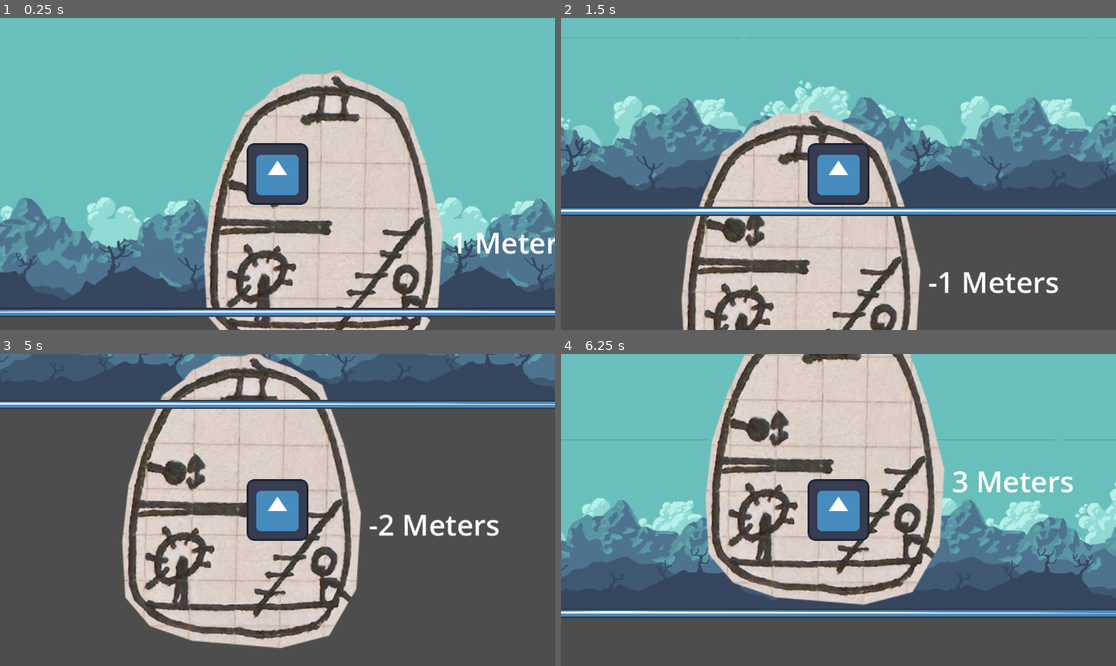
Above: before the commit, frames 1-4 (two rows, left to right).
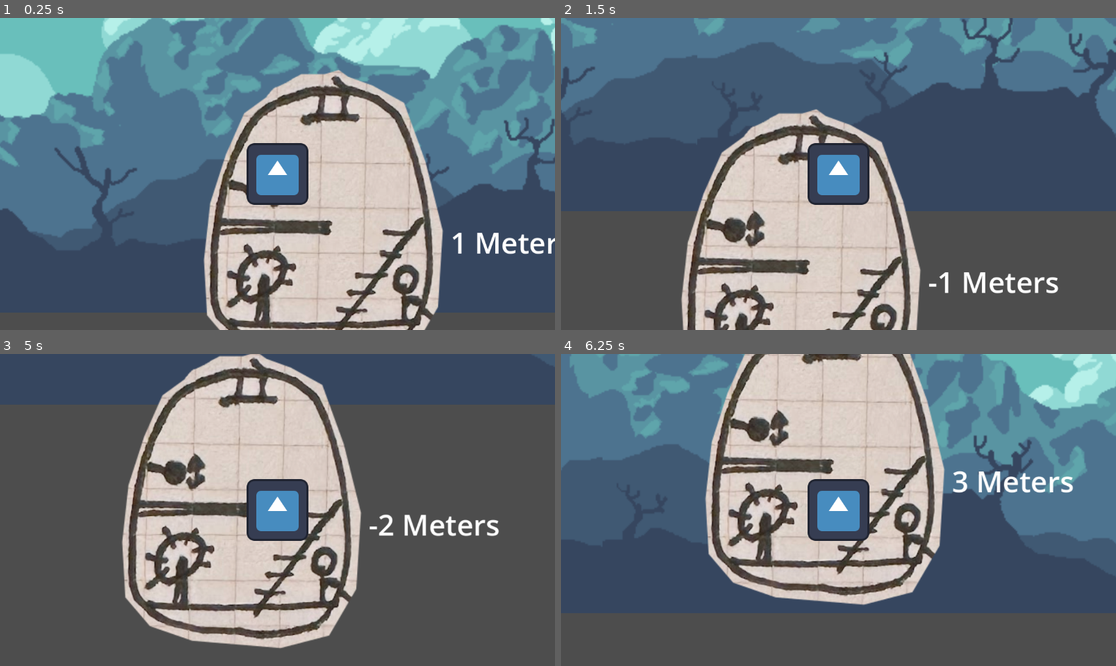
Above: after the commit, the same moments.

Repository: calzila/GGJ_2025
Game: Godot game, scene res://Overworld.tscn
Two runs of this game, one before a commit and one after it. Both use one fixed random seed, a clock stepped at 60 frames per second and the inputs below. The engine's default icon, where the game draws it, is replaced by a stand-in: a white triangle on a blue panel in a dark square.
Inputs:
- Up to frame 1 (0.25 s): no input
- Up to frame 2 (1.5 s): tap Enter (ui_accept) at 0.5, 0.77 s; hold D (move_right) from 0.53 s (still down)
- Up to frame 3 (5 s): tap Enter (ui_accept) at 1.52, 3.02, 3.77, 4.52 s; release D (move_right) at 2.03 s; hold A (move_left) 2.03-2.78 s; hold D (move_right) 2.78-4.28 s; hold A (move_left) from 4.28 s (still down)
- Up to frame 4 (6.25 s): release A (move_left) at 5.03 s; hold D (move_right) 5.03-5.78 s; hold A (move_left) from 5.78 s (still down); tap Enter (ui_accept) at 6.02 s

The runs differ from the first frame. In frame 1, 57% of the frame differs, in the area x 0-100%, y 0-96%; in frame 2, 47%; in frame 3, 4.9%; in frame 4, 42%.

Commit message:
Properly scaling the background

Diff:
--- a/Overworld.tscn
+++ b/Overworld.tscn
@@ -1,8 +1,7 @@
-[gd_scene load_steps=8 format=3 uid="uid://4n0f6f2giqxp"]
+[gd_scene load_steps=7 format=3 uid="uid://4n0f6f2giqxp"]
 
 [ext_resource type="PackedScene" uid="uid://cmxn8qk06my2q" path="res://TheSub.tscn" id="1_q3hvh"]
 [ext_resource type="PackedScene" uid="uid://drfnwotp86vlp" path="res://Character.tscn" id="2_rullj"]
-[ext_resource type="Texture2D" uid="uid://cbpymf5bvqtou" path="res://icon.svg" id="3_g4m70"]
 [ext_resource type="Texture2D" uid="uid://cijvwwyrvhdpw" path="res://Parallex/parallax-00.png" id="4_cvemf"]
 [ext_resource type="Texture2D" uid="uid://cjmvhf8me685y" path="res://Parallex/parallax-01.png" id="5_ie6se"]
 [ext_resource type="Texture2D" uid="uid://doa7t4ba5vxde" path="res://Parallex/parallax-02.png" id="6_uq5kq"]
@@ -15,10 +14,6 @@
 
 [node name="CharacterBody2D" parent="." instance=ExtResource("2_rullj")]
 position = Vector2(-87, -250)
-
-[node name="Icon2" type="Sprite2D" parent="."]
-scale = Vector2(64.02, 0.15)
-texture = ExtResource("3_g4m70")
 
 [node name="ParallaxBackground" type="ParallaxBackground" parent="."]
 scroll_limit_begin = Vector2(1400, 0)
@@ -34,29 +29,31 @@
 offset = Vector2(0, -360)
 
 [node name="Parallax2D2" type="ParallaxLayer" parent="ParallaxBackground"]
-texture_repeat = 2
 motion_scale = Vector2(0.25, 1)
-motion_mirroring = Vector2(1440, 0)
+motion_mirroring = Vector2(4320, 0)
 
 [node name="Sprite2D" type="Sprite2D" parent="ParallaxBackground/Parallax2D2"]
+scale = Vector2(3, 3)
 texture = ExtResource("5_ie6se")
 centered = false
 offset = Vector2(0, -360)
 
 [node name="Parallax2D3" type="ParallaxLayer" parent="ParallaxBackground"]
 motion_scale = Vector2(0.5, 1)
-motion_mirroring = Vector2(1440, 0)
+motion_mirroring = Vector2(4320, 0)
 
 [node name="Sprite2D" type="Sprite2D" parent="ParallaxBackground/Parallax2D3"]
+scale = Vector2(3, 3)
 texture = ExtResource("6_uq5kq")
 centered = false
 offset = Vector2(0, -360)
 
 [node name="Parallax2D4" type="ParallaxLayer" parent="ParallaxBackground"]
 motion_scale = Vector2(0.75, 1)
-motion_mirroring = Vector2(1440, 0)
+motion_mirroring = Vector2(4320, 0)
 
 [node name="Sprite2D" type="Sprite2D" parent="ParallaxBackground/Parallax2D4"]
+scale = Vector2(3, 3)
 texture = ExtResource("7_icu8u")
 centered = false
 offset = Vector2(0, -360)
